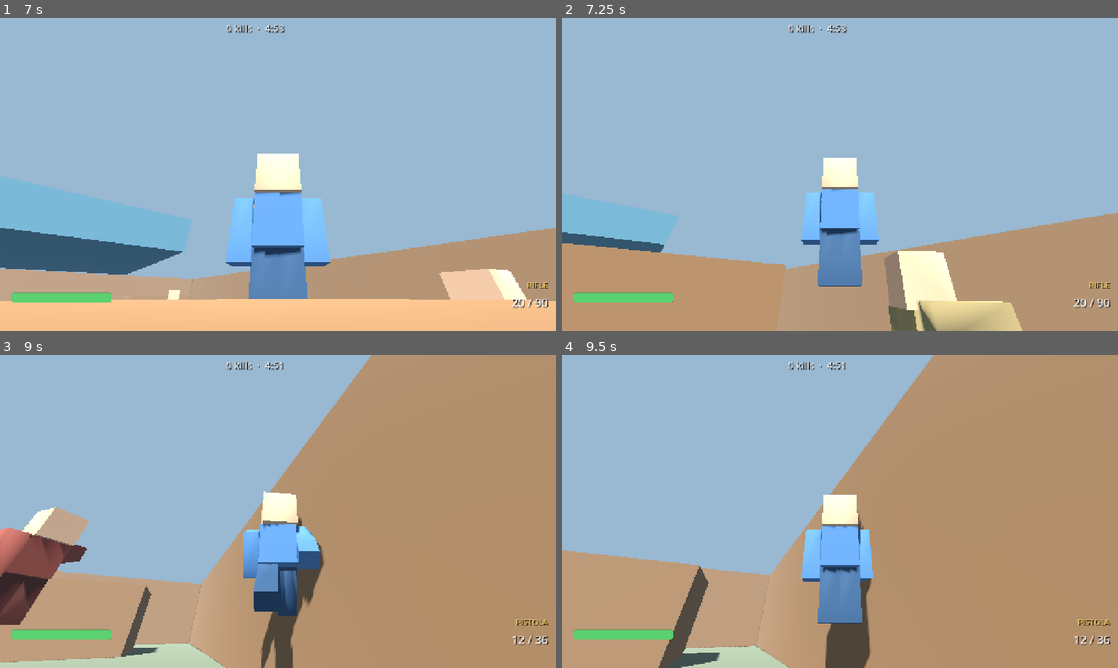
Above: before the commit, frames 1-4 (two rows, left to right).
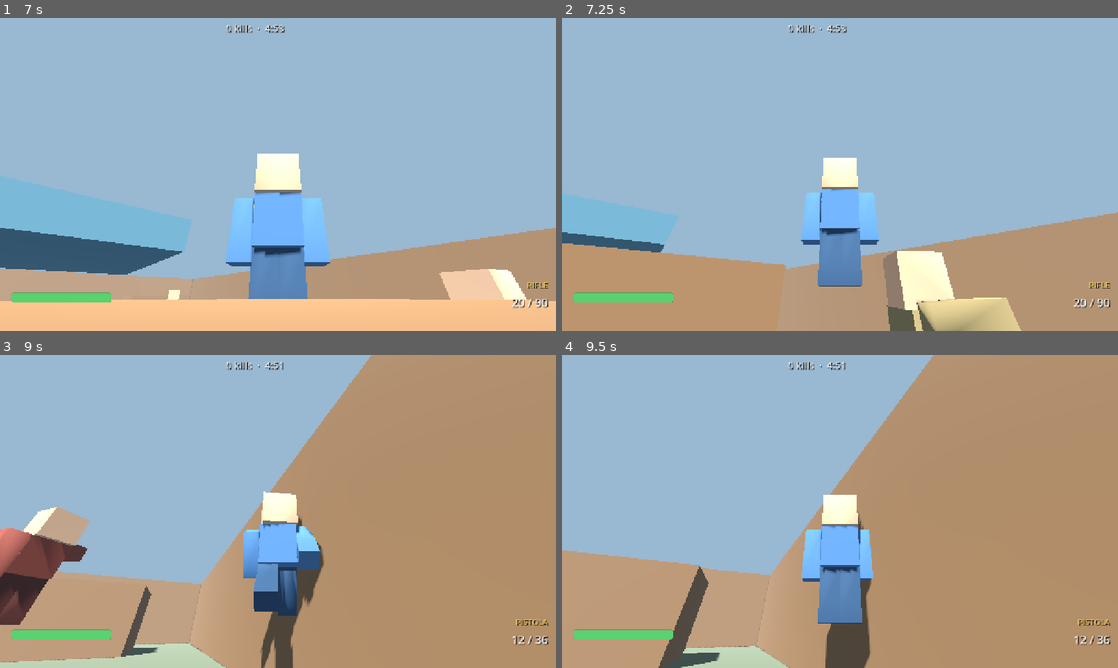
Above: after the commit, the same moments.

Repository: AlexisOsorio256/block-fire
Game: Godot game, scene res://scenes/lobby.tscn
Same seed, same stepped clock (60 frames per second), same inputs: the game is played once before the commit and once after it.
Inputs (mouse positions are in pixels of both pictures, inside the frame that each line leads up to):
- Up to frame 1 (7 s): click "JUGAR" at 0.5 s; move the mouse to (272, 180) at 1.27 s; hold Right mouse button (aim) 1.28-2.03 s; hold W (move_forward) 1.28-3.53 s; click (272, 180) at 1.42 s; tap Space (jump) at 1.52, 1.82, 2.27, 2.57, 3.77, 3.8, 4.07, 4.35, 4.52, 4.82, 5.27, 5.57, 6.77 s; tap C (crouch) at 1.55, 2.1, 5.3, 5.85 s; move the mouse to (316, 177) at 2.02 s; click (316, 177) at 2.3 s; move the mouse to (233, 171) at 2.77 s; press the mouse at (233, 171) at 2.78 s; tap Shift (sprint) at 3.05, 3.6, 6.8 s; move the mouse to (283, 174) at 3.52 s; release the mouse at (283, 174) at 3.53 s; hold A (move_left) 3.53-4.28 s; click (283, 174) at 3.67 s; move the mouse to (255, 168) at 4.27 s; hold Right mouse button (aim) 4.28-5.03 s; hold W (move_forward) 4.28-6.53 s; tap R (reload) at 4.9 s; move the mouse to (305, 174) at 5.02 s; right-click (305, 174) at 5.1 s; move the mouse to (250, 174) at 5.77 s; press the mouse at (250, 174) at 5.78 s; move the mouse to (289, 168) at 6.52 s; release the mouse at (289, 168) at 6.53 s; hold D (move_right) from 6.53 s (still down); click (289, 168) at 6.6 s
- Up to frame 2 (7.25 s): keep holding D (move_right); tap Space (jump) at 7.07 s
- Up to frame 3 (9 s): move the mouse to (272, 517) at 7.27 s; release D (move_right) at 7.28 s; hold Shift (sprint) 7.28-8.03 s; hold W (move_forward) from 7.28 s (still down); tap Space (jump) at 7.52, 7.55, 7.82, 8.27, 8.57 s; move the mouse to (316, 514) at 8.02 s; tap 1 (weapon_1) at 8.1 s; click (316, 514) at 8.17 s; right-click (316, 514) at 8.3 s; move the mouse to (233, 508) at 8.77 s; tap 2 (weapon_2) at 8.85 s
- Up to frame 4 (9.5 s): keep holding W (move_forward); tap C (crouch) at 9.05 s

Frame 1 is identical in both runs. In frame 2, 0.4% of the frame differs, in the area x 57-83%, y 74-100%; in frame 3, 0.2%; in frame 4, nothing differs.

Commit message:
godot: pose de disparo en bots, layout tactil en arco alrededor de FUEGO, flag --touch-debug, APK debug reconstruida y firmada (28.9MB)

Diff:
--- a/godot/scripts/bots/bot.gd
+++ b/godot/scripts/bots/bot.gd
@@ -190,6 +190,8 @@
 	if state == State.ATTACK and _fire_timer <= 0.0:
 		_fire_timer = FIRE_INTERVAL
 		_fire()
+		if char_model != null:
+			char_model.shoot_pose()
 
 func _random_wander_point() -> Vector3:
 	var a := randf() * TAU
--- a/godot/scripts/main.gd
+++ b/godot/scripts/main.gd
@@ -12,7 +12,7 @@
 var rotate_overlay: Control
 
 func _ready() -> void:
-	is_touch = DisplayServer.is_touchscreen_available()
+	is_touch = DisplayServer.is_touchscreen_available() or OS.get_cmdline_user_args().has("--touch-debug")
 
 	if OS.get_cmdline_user_args().has("--selftest") and not Engine.has_meta("blockfire_selftest_nested"):
 		var tester: Node = load("res://tests/selftest.gd").new()
--- a/godot/scripts/ui/controls.gd
+++ b/godot/scripts/ui/controls.gd
@@ -67,12 +67,12 @@
 
 	# resto de acciones (tap)
 	var defs := [
-		["MIRA", Vector2(-390, -140), 90, Color(0.35, 0.8, 0.5, 0.55), func(): _aim_toggled = not _aim_toggled],
-		["SALTO", Vector2(-140, -360), 90, Color(1, 1, 1, 0.45), func(): _jump_edge = true],
-		["RECARGA", Vector2(-360, -290), 84, Color(1, 1, 1, 0.45), func(): _reload_edge = true],
-		["CORRER", Vector2(-150, -500), 84, Color(1, 1, 1, 0.45), func(): _sprint = not _sprint],
-		["AGACHARSE", Vector2(-300, -450), 84, Color(1, 1, 1, 0.45), func(): _crouch = not _crouch],
-		["ARMA", Vector2(-450, -360), 84, Color(1, 1, 1, 0.45), func(): _weapon_edge = true],
+		["MIRA", Vector2(-440, -170), 92, Color(0.35, 0.8, 0.5, 0.55), func(): _aim_toggled = not _aim_toggled],
+		["SALTO", Vector2(-130, -400), 88, Color(1, 1, 1, 0.45), func(): _jump_edge = true],
+		["RECARGA", Vector2(-300, -330), 80, Color(1, 1, 1, 0.45), func(): _reload_edge = true],
+		["CORRER", Vector2(-160, -560), 82, Color(1, 1, 1, 0.45), func(): _sprint = not _sprint],
+		["AGACHARSE", Vector2(-470, -300), 82, Color(1, 1, 1, 0.45), func(): _crouch = not _crouch],
+		["ARMA", Vector2(-560, -420), 82, Color(1, 1, 1, 0.45), func(): _weapon_edge = true],
 	]
 	for d in defs:
 		var b := _button(d[0], d[2], d[3])
Not shown, changed: README.md
